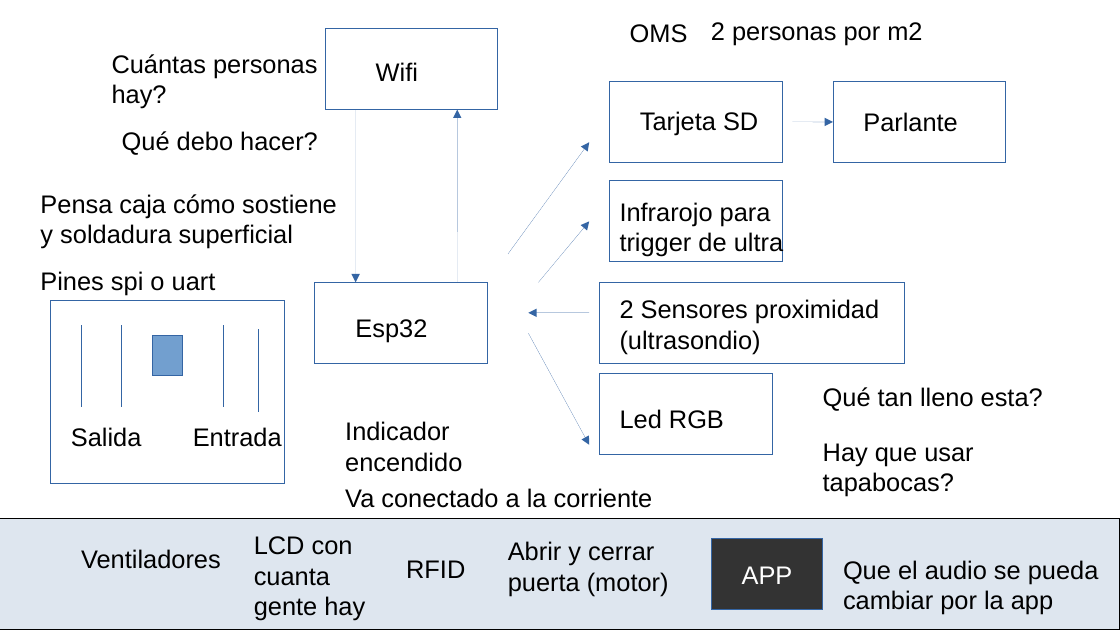
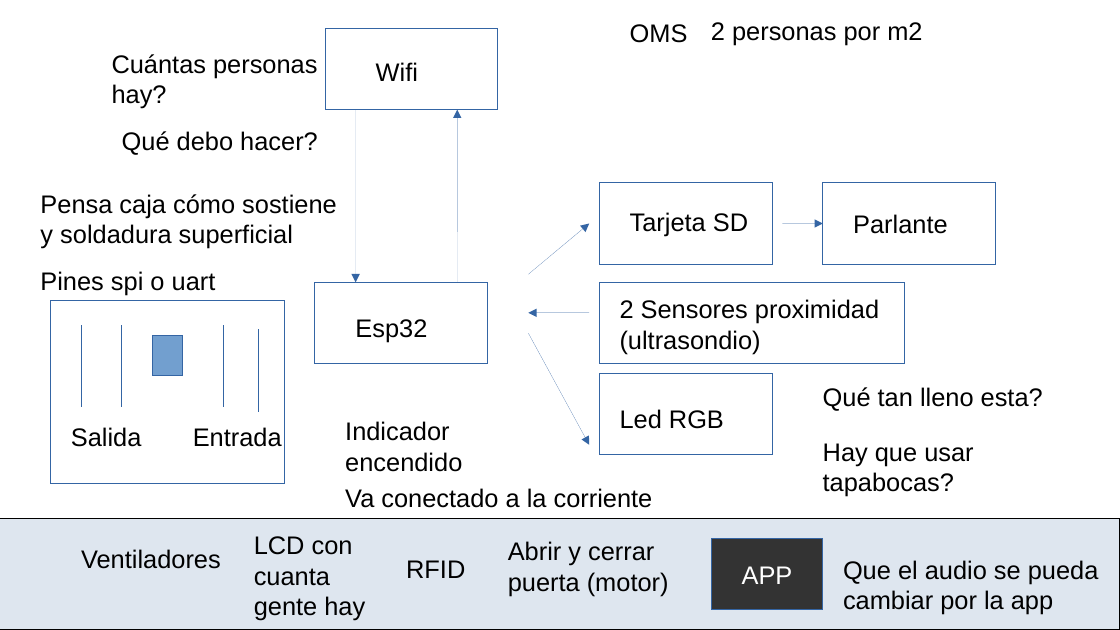
Before and after one commit to screinac/controlador-de-aforo, a slide deck: slide 1 of EsquemaSugerenciasProfe.odp. Drawn at 1120x630 pixels with LibreOffice and Linux fonts; fonts in the diff are those of the drawing. Boxes give left, top, right and bottom in pixels: in the first picture for what was removed or moved away, otherwise in the second. Text is boxed around its words. In the diff, an @@ line names an element or a change of style, - is before the commit and + after.

Commit message:
infrarojo eliminado

```diff
--- a/EsquemaSugerenciasProfe.odp
+++ b/EsquemaSugerenciasProfe.odp
@@ rectangle removed at [610,81,783,163] @@
@@ arrow removed from (508, 254) to (589, 142) @@
@@ rectangle: place and size @@
-rectangle at [610,181,783,262]
+rectangle at [600,183,772,264]
@@ text removed at [620,202,783,257] @@
-Infrarojo para trigger de ultra
@@ arrow moved from (539, 283) - (589, 222) to (528, 274) - (589, 224) @@
@@ 2 texts, 1 rectangle, 1 arrow: place and size @@
-2 texts, 1 rectangle, 1 arrow at [640,81,1006,163]
+2 texts, 1 rectangle, 1 arrow at [630,183,996,264]
```
Also in this commit, not shown: 1 slide added, 2 other files.
